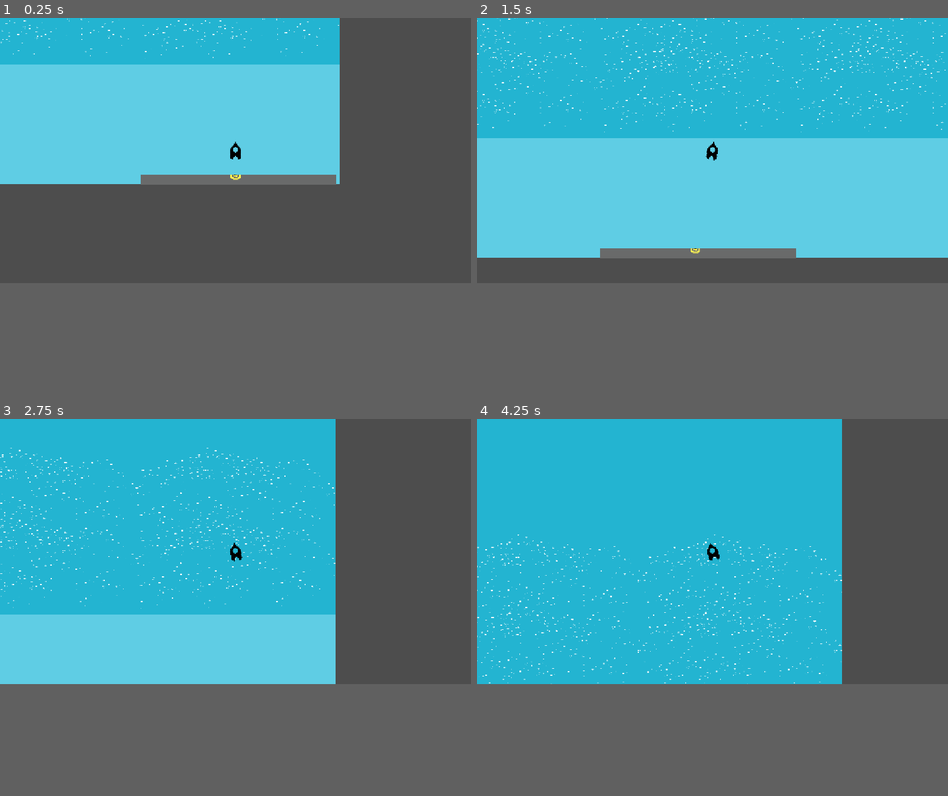
Above: before the commit, frames 1-4 (two rows, left to right).
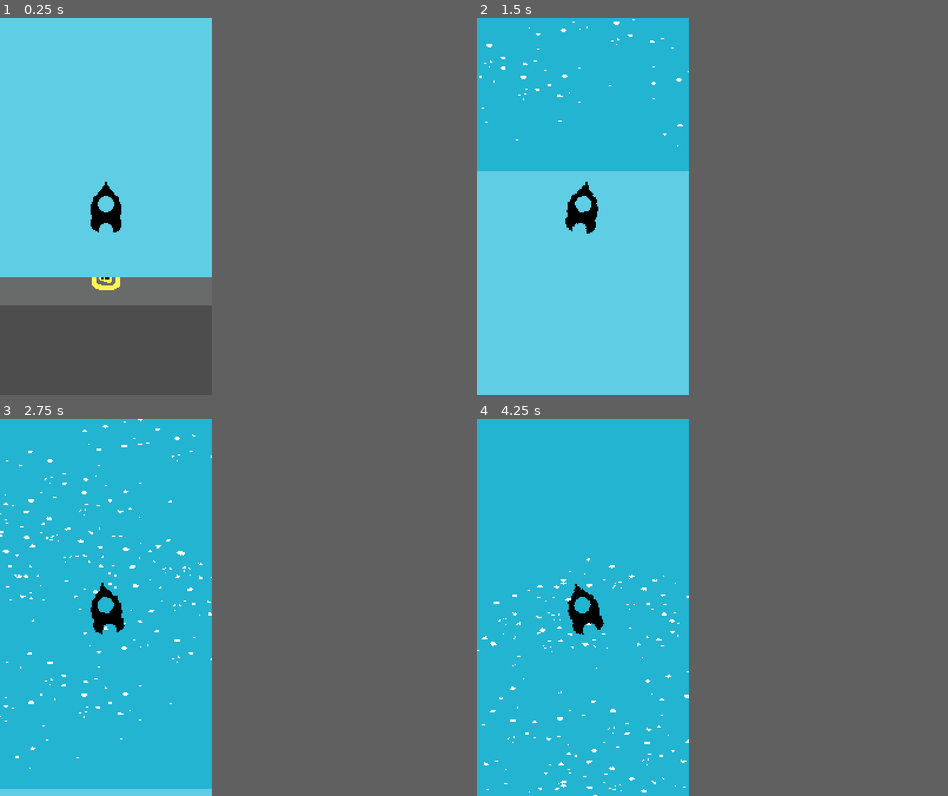
Above: after the commit, the same moments.

Repository: Alowna/AtmosQuest
Game: Godot game, scene res://game.tscn
The game is run twice, just before and just after one commit, with the same random seed, the same clock (stepped at 60 frames per second) and the same inputs. Before the commit the project has no main scene; this scene is started directly in both runs.
Inputs (mouse positions are in pixels of both pictures, inside the frame that each line leads up to):
- Up to frame 1 (0.25 s): no input
- Up to frame 2 (1.5 s): drag from (712, 149) to (759, 93) at 0.52 s; drag from (618, 165) to (688, 202) at 1.27 s
- Up to frame 3 (2.75 s): move the mouse to (282, 494) at 2.02 s; click (282, 494) at 2.17 s
- Up to frame 4 (4.25 s): drag from (688, 603) to (571, 513) at 2.77 s; move the mouse to (853, 592) at 3.52 s; click (853, 592) at 3.67 s
In our replay, the window is 800x450 before the commit and 360x640 after it. These sizes can differ from the game's own. Grey fills any space a smaller window leaves; there, only what the larger window draws over its background counts as a difference.

The runs differ from the first frame. In frame 1, 32% of the frame differs, in the area x 0-73%, y 0-77%; in frame 2, 30%; in frame 3, 29%; in frame 4, 18%.

Commit message:
View previous commit

Diff:
--- a/project.godot
+++ b/project.godot
@@ -11,13 +11,20 @@
 [application]
 
 config/name="AtmosQuest"
+run/main_scene="uid://cm73thr6ugt6p"
 config/features=PackedStringArray("4.7", "Mobile")
 config/icon="res://icon.svg"
 
 [display]
 
-window/stretch/mode="canvas_items"
+window/size/viewport_width=180
+window/size/viewport_height=320
+window/stretch/mode="viewport"
 window/stretch/aspect="expand"
+
+[input_devices]
+
+pointing/emulate_touch_from_mouse=true
 
 [physics]
 
@@ -25,5 +32,6 @@
 
 [rendering]
 
+textures/canvas_textures/default_texture_filter=0
 rendering_device/driver.windows="d3d12"
 renderer/rendering_method="mobile"
